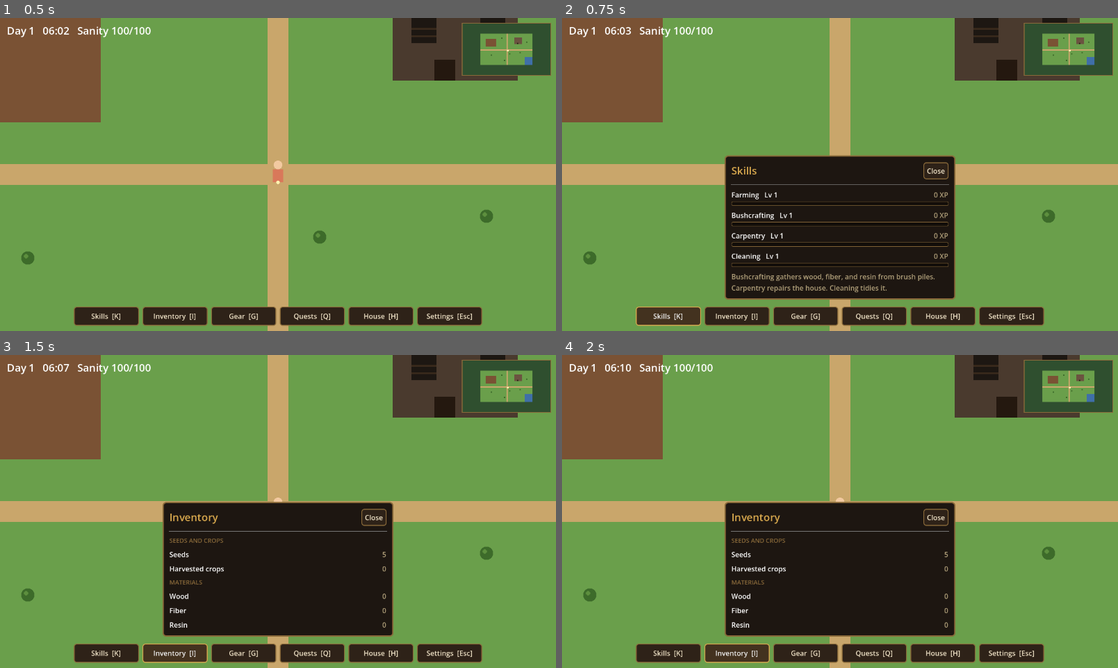
Above: before the commit, frames 1-4 (two rows, left to right).
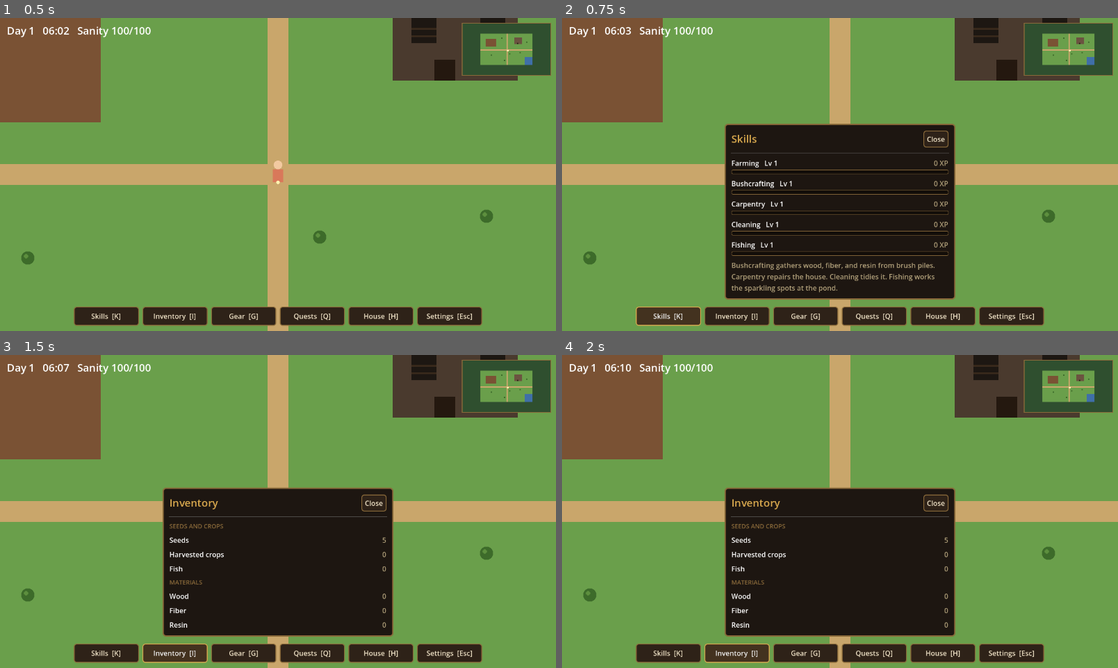
Above: after the commit, the same moments.

Repository: joshj1108/CrowCreekHollow
Game: Godot game, scene res://scenes/main.tscn
Two runs of this game, one before a commit and one after it. Both use one fixed random seed, a clock stepped at 60 frames per second and the inputs below.
Inputs:
- Up to frame 1 (0.5 s): no input
- Up to frame 2 (0.75 s): click "Skills [K]" at 0.5 s
- Up to frame 3 (1.5 s): click "Inventory [I]" at 1.25 s
- Up to frame 4 (2 s): no input

Frame 1 is identical in both runs. In frame 2, 7.9% of the frame differs, in the area x 29-71%, y 33-88%; in frame 3, 2.8%; in frame 4, 2.8%.

Commit message:
Fix interior interactions, keep sleeper in bed, add Fishing skill
- Interior tiles pass the interaction bounds check, so the bed, station, and desk respond
- Sleeping keeps the player in the bedroom instead of moving them outside
- Fishing skill: sparkling spots on the pond edge move every 12 seconds
- Catching a fish gives Fishing XP and a fish in inventory; chance rises with level
- Update DESIGN.md

Co-Authored-By: Claude Haiku 5.5 <noreply@anthropic.com>
Claude-Session: https://claude.ai/code/session_016EvHBYyFANDWxunM27u84C

Diff:
--- a/scripts/main.gd
+++ b/scripts/main.gd
@@ -89,12 +89,15 @@
 		"stat": "tidied", "goal": 1, "reward": {"skill": "Cleaning", "xp": 40}},
 ]
 
-const SKILLS := ["Farming", "Bushcrafting", "Carpentry", "Cleaning"]
+const SKILLS := ["Farming", "Bushcrafting", "Carpentry", "Cleaning", "Fishing"]
 const XP_PLANT := 5
 const XP_HARVEST := 25
 const XP_GATHER := 10
 const XP_REPAIR := 30
 const XP_TIDY := 20
+const XP_FISH := 15
+const FISH_SPOT_COUNT := 3
+const FISH_SPOT_SECONDS := 12.0   # how often the sparkling fishing spots move
 
 const STARTING_SEEDS := 5
 const MESSAGE_SECONDS := 3.0
@@ -151,10 +154,14 @@
 var clock := 0.0
 var current_hour := START_HOUR
 var day := 1
-var skill_xp := {"Farming": 0, "Bushcrafting": 0, "Carpentry": 0, "Cleaning": 0}
-var inventory := {"seeds": STARTING_SEEDS, "crops": 0}
+var skill_xp := {"Farming": 0, "Bushcrafting": 0, "Carpentry": 0, "Cleaning": 0, "Fishing": 0}
+var inventory := {"seeds": STARTING_SEEDS, "crops": 0, "fish": 0}
 var materials := {"wood": 0, "fiber": 0, "resin": 0}
-var stats := {"planted": 0, "harvested": 0, "gathered": 0, "slept": 0, "tidied": 0}
+var stats := {"planted": 0, "harvested": 0, "gathered": 0, "slept": 0, "tidied": 0, "fished": 0}
+var pond_edges: Array = []          # water tiles with land beside them
+var fish_spots: Array = []          # the currently sparkling spots
+var fish_timer := 0.0
+var fish_layer: Node2D
 var quests_done := {}               # quest id -> true
 var lantern_tier := 0               # 0 = none built yet
 var house_stage := 0
@@ -181,6 +188,7 @@
 func _ready() -> void:
 	_setup_input()
 	_build_map()
+	_find_pond_edges()
 	var loaded := _load_game()
 	if not loaded:
 		_respawn_brush()
@@ -213,6 +221,7 @@
 
 	_check_doors()
 	_check_quests()
+	_update_fish_spots(delta)
 
 	var minutes := int(fmod(current_hour, 1.0) * 60.0)
 	hud_label.text = "Day %d   %02d:%02d   Sanity %d/%d" % [
@@ -382,6 +391,11 @@
 func _build_world() -> void:
 	# Tiles and the house are drawn by this node's _draw(). The player and
 	# camera are created here so they draw above the map.
+	# The fishing spots are drawn on their own layer, under the player.
+	fish_layer = Node2D.new()
+	fish_layer.draw.connect(_draw_fish_spots)
+	add_child(fish_layer)
+
 	player = Node2D.new()
 	player.set_script(load("res://scripts/player.gd"))
 	player.position = _tile_center(BORDER_X + INNER_W / 2, BORDER_Y + INNER_H / 2)
@@ -531,7 +545,7 @@
 			"value": "%d XP" % skill_xp[skill],
 			"progress": float(skill_xp[skill] % 100) / 100.0,
 		})
-	rows.append({"note": "Bushcrafting gathers wood, fiber, and resin from brush piles. Carpentry repairs the house. Cleaning tidies it."})
+	rows.append({"note": "Bushcrafting gathers wood, fiber, and resin from brush piles. Carpentry repairs the house. Cleaning tidies it. Fishing works the sparkling spots at the pond."})
 	return rows
 
 
@@ -540,6 +554,7 @@
 		{"section": "Seeds and crops"},
 		{"name": "Seeds", "value": str(inventory["seeds"])},
 		{"name": "Harvested crops", "value": str(inventory["crops"])},
+		{"name": "Fish", "value": str(inventory["fish"])},
 		{"section": "Materials"},
 		{"name": "Wood", "value": str(materials["wood"])},
 		{"name": "Fiber", "value": str(materials["fiber"])},
@@ -641,7 +656,8 @@
 
 func _interact() -> void:
 	var tile := _tile_in_front()
-	if not _in_bounds(tile):
+	# Interior tiles sit outside the farm's bounds, so accept either area.
+	if not _in_bounds(tile) and not _in_interior(tile):
 		return
 
 	if inside:
@@ -652,6 +668,10 @@
 				_tidy_house()
 			Tile.DESK:
 				_read_desk()
+		return
+
+	if fish_spots.has(tile):
+		_fish(tile)
 		return
 
 	if brush.has(tile):
@@ -687,6 +707,69 @@
 	queue_redraw()
 
 
+# --- Fishing -----------------------------------------------------------------
+
+# Water tiles that touch land. Fishing spots are picked from these.
+func _find_pond_edges() -> void:
+	pond_edges = []
+	for y in MAP_H:
+		for x in MAP_W:
+			if map[y][x] != Tile.WATER:
+				continue
+			for d in [Vector2i.LEFT, Vector2i.RIGHT, Vector2i.UP, Vector2i.DOWN]:
+				var n: Vector2i = Vector2i(x, y) + d
+				if _in_bounds(n) and map[n.y][n.x] == Tile.GRASS:
+					pond_edges.append(Vector2i(x, y))
+					break
+
+
+# Every FISH_SPOT_SECONDS, the sparkling spots move to new places on the pond edge.
+func _update_fish_spots(delta: float) -> void:
+	fish_timer -= delta
+	if fish_timer <= 0.0:
+		fish_timer = FISH_SPOT_SECONDS
+		fish_spots.clear()
+		for i in FISH_SPOT_COUNT:
+			if pond_edges.is_empty():
+				break
+			var pick: Vector2i = pond_edges.pick_random()
+			if not fish_spots.has(pick):
+				fish_spots.append(pick)
+		queue_redraw_fish()
+	# The sparkle pulses, so the layer redraws every frame.
+	queue_redraw_fish()
+
+
+func queue_redraw_fish() -> void:
+	if fish_layer != null:
+		fish_layer.queue_redraw()
+
+
+func _draw_fish_spots() -> void:
+	var t := Time.get_ticks_msec() / 1000.0
+	for i in fish_spots.size():
+		var c := _tile_center(fish_spots[i].x, fish_spots[i].y)
+		var pulse := 0.75 + 0.25 * sin(t * 5.0 + i)
+		fish_layer.draw_circle(c, PX * 0.22 * pulse, Color(0.85, 0.97, 1.0, 0.3))
+		var r := PX * 0.28 * pulse
+		var star := Color(1.0, 1.0, 0.75, 0.95)
+		fish_layer.draw_line(c + Vector2(-r, 0), c + Vector2(r, 0), star, 2.0)
+		fish_layer.draw_line(c + Vector2(0, -r), c + Vector2(0, r), star, 2.0)
+
+
+func _fish(tile: Vector2i) -> void:
+	# Each try uses up the spot. The fish scatter or the spot goes quiet.
+	fish_spots.erase(tile)
+	var chance := 0.6 + 0.02 * float(_level("Fishing") - 1)
+	if randf() < chance:
+		inventory["fish"] += 1
+		stats["fished"] += 1
+		_grant_xp("Fishing", XP_FISH)
+		_show_message("You land a fish. +%d Fishing XP" % XP_FISH)
+	else:
+		_show_message("Nothing bit. The fish scattered.")
+
+
 func _read_desk() -> void:
 	_show_message("A desk covered in seed catalogs and unpaid bills.")
 
@@ -735,7 +818,8 @@
 		return
 	stats["slept"] += 1
 	_change_sanity(SLEEP_SANITY)
-	_end_day("You sleep through the night.")
+	# Sleeping keeps you in bed, so the house is not left.
+	_end_day("You sleep through the night.", false)
 
 
 # Missing the bed by 03:00 ends the day, and the sanity limit drops for good.
@@ -890,8 +974,8 @@
 
 
 # Ends the day and saves. Both sleeping and collapsing come through here.
-func _end_day(base: String) -> void:
-	if inside:
+func _end_day(base: String, leave_house: bool = true) -> void:
+	if inside and leave_house:
 		_leave_house()
 	for pos in crops.keys():
 		crops[pos] = min(crops[pos] + 1, MAX_STAGE)
Not shown, changed: DESIGN.md
